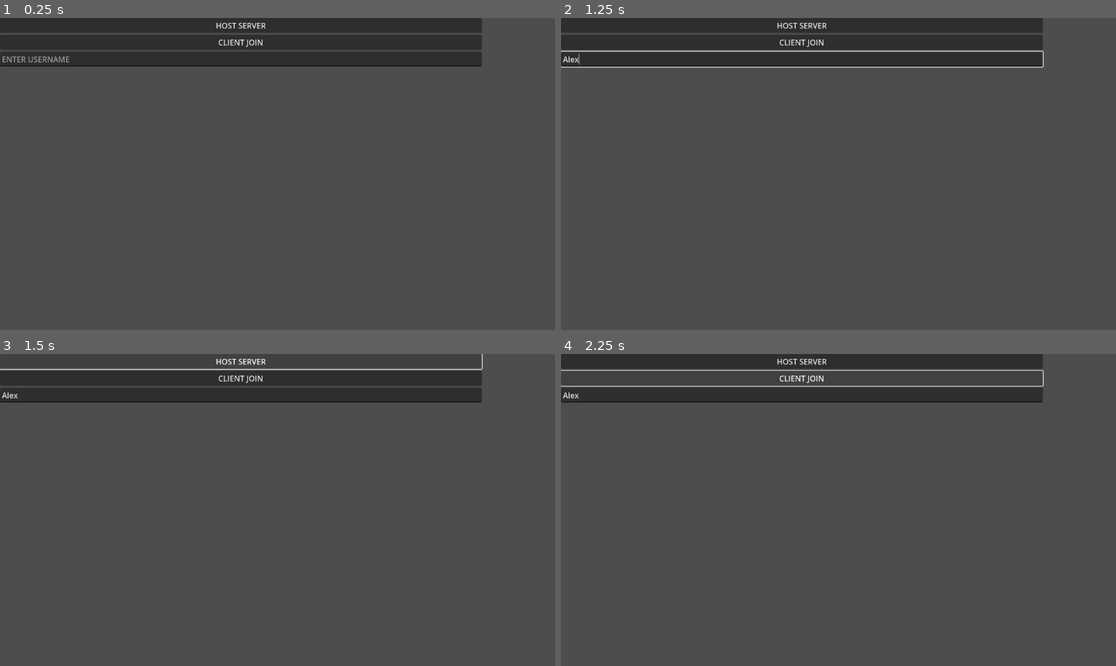
Above: before the commit, frames 1-4 (two rows, left to right).
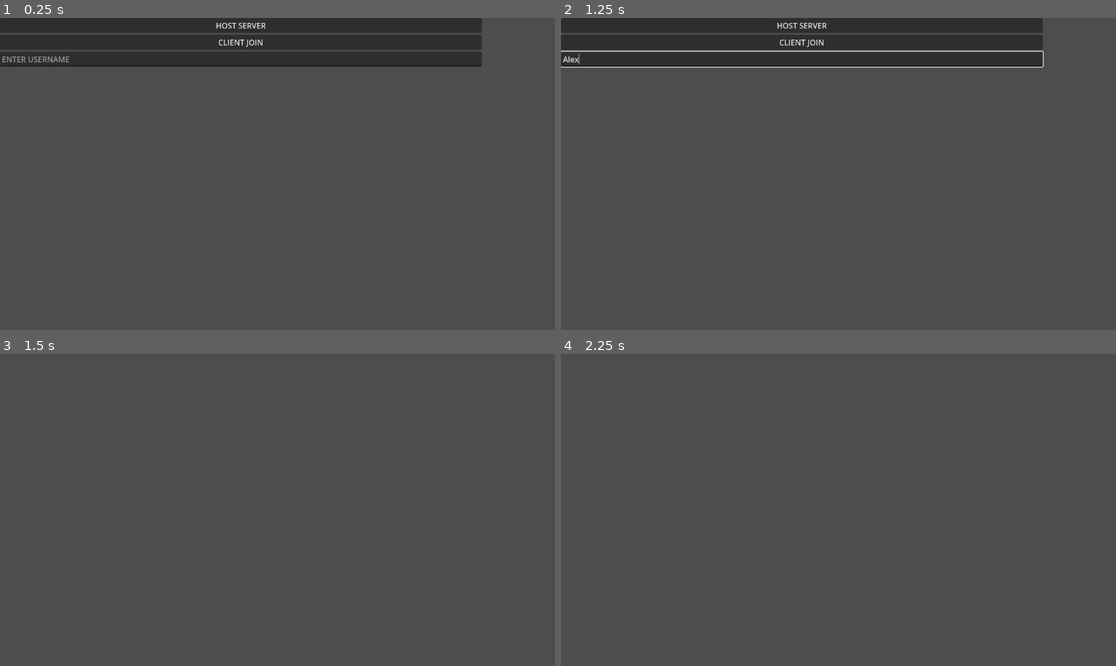
Above: after the commit, the same moments.

Repository: SeiyaU-git/MooMoo-Royale
Game: Godot game, scene res://main.tscn
Two runs of this game, one before a commit and one after it. Both use one fixed random seed, a clock stepped at 60 frames per second and the inputs below.
Inputs (mouse positions are in pixels of both pictures, inside the frame that each line leads up to):
- Up to frame 1 (0.25 s): no input
- Up to frame 2 (1.25 s): click (799, 58) at 0.52 s; type "Alex" at 0.6 s
- Up to frame 3 (1.5 s): click "HOST SERVER" at 1.25 s
- Up to frame 4 (2.25 s): click (799, 378) at 2 s, where only the run before the commit has a clickable "CLIENT JOIN"

Frames 1-2 are identical in both runs. In frame 3, 8.7% of the frame differs, in the area x 0-87%, y 0-16%; in frame 4, 8.5%.

Commit message:
sperated packet events

Diff:
--- a/UI/start_ui.gd
+++ b/UI/start_ui.gd
@@ -2,9 +2,11 @@
 
 
 func _on_host_button_pressed() -> void:
+	hide()
 	NetworkHandler.start_server()
 
 
 
 func _on_join_button_pressed() -> void:
+	hide()
 	NetworkHandler.start_client()
--- a/networking/network_handler.gd
+++ b/networking/network_handler.gd
@@ -24,10 +24,70 @@
 func _process(delta: float) -> void:
 	if connection == null: return
 
-	handle_events()
+	# HANDLE EVENTS
+	if is_server:
+		handle_server_evens()
+	else:
+		handle_client_evens()
 
 
-func handle_events() -> void:
+########## SERVER ##########
+func handle_server_evens():
+	var packet_event: Array = connection.service()
+	var event_type: ENetConnection.EventType = packet_event[0]
+
+	while event_type != ENetConnection.EVENT_NONE:
+		var peer: ENetPacketPeer = packet_event[1]
+		match (event_type):
+			ENetConnection.EVENT_ERROR:
+				push_warning("Package resulted in an unknown error!")
+				return
+
+			ENetConnection.EVENT_CONNECT:
+					peer_connected(peer)
+
+			ENetConnection.EVENT_DISCONNECT:
+					peer_disconnected(peer)
+
+			ENetConnection.EVENT_RECEIVE:
+					on_server_packet.emit(peer.get_meta("id"), peer.get_packet())
+					#sends the packet to the server glbals
+
+		# Call service() again to handle remaining packets in current while loop
+		packet_event = connection.service()
+		event_type = packet_event[0]
+
+func start_server(ip_address: String = "127.0.0.1", port: int = 42069) -> void:
+	connection = ENetConnection.new()
+	var error: Error = connection.create_host_bound(ip_address, port)
+	if error:
+		print("Server starting failed: ", error_string(error))
+		connection = null
+		return
+
+	print("Server started")
+	is_server = true
+
+func peer_connected(peer: ENetPacketPeer) -> void:
+	var peer_id: int = available_peer_ids.pop_back()
+	peer.set_meta("id", peer_id)
+	client_peers[peer_id] = peer
+
+	print("Peer connected with assigned id: ", peer_id)
+	on_peer_connected.emit(peer_id)
+
+func peer_disconnected(peer: ENetPacketPeer) -> void:
+	var peer_id: int = peer.get_meta("id")
+	available_peer_ids.push_back(peer_id)
+	client_peers.erase(peer_id)
+
+	print("Succesfully disconnected: ", peer_id, " from server!")
+	on_peer_disconnected.emit(peer_id)
+
+
+
+########## CLIENT ##########
+func handle_client_evens():
 	var packet_event: Array = connection.service()
 	var event_type: ENetConnection.EventType = packet_event[0]
 
@@ -40,57 +100,19 @@
 				return
 
 			ENetConnection.EVENT_CONNECT:
-				if is_server:
-					peer_connected(peer)
-				else:
 					connected_to_server()
 
 			ENetConnection.EVENT_DISCONNECT:
-				if is_server:
-					peer_disconnected(peer)
-				else:
 					disconnected_from_server()
 					return # Return because connection was set to null
 
 			ENetConnection.EVENT_RECEIVE:
-				if is_server:
-					on_server_packet.emit(peer.get_meta("id"), peer.get_packet())
-				else:
-					on_client_packet.emit(peer.get_packet())
+				on_client_packet.emit(peer.get_packet())
+				# sends packet to client globals
 
 		# Call service() again to handle remaining packets in current while loop
 		packet_event = connection.service()
 		event_type = packet_event[0]
-
-
-func start_server(ip_address: String = "127.0.0.1", port: int = 42069) -> void:
-	connection = ENetConnection.new()
-	var error: Error = connection.create_host_bound(ip_address, port)
-	if error:
-		print("Server starting failed: ", error_string(error))
-		connection = null
-		return
-
-	print("Server started")
-	is_server = true
-
-
-func peer_connected(peer: ENetPacketPeer) -> void:
-	var peer_id: int = available_peer_ids.pop_back()
-	peer.set_meta("id", peer_id)
-	client_peers[peer_id] = peer
-
-	print("Peer connected with assigned id: ", peer_id)
-	on_peer_connected.emit(peer_id)
-
-
-func peer_disconnected(peer: ENetPacketPeer) -> void:
-	var peer_id: int = peer.get_meta("id")
-	available_peer_ids.push_back(peer_id)
-	client_peers.erase(peer_id)
-
-	print("Succesfully disconnected: ", peer_id, " from server!")
-	on_peer_disconnected.emit(peer_id)
 
 
 func start_client(ip_address: String = "127.0.0.1", port: int = 42069) -> void:
@@ -104,17 +126,14 @@
 	print("Client started")
 	server_peer = connection.connect_to_host(ip_address, port)
 
-
 func disconnect_client() -> void:
 	if is_server: return
 
 	server_peer.peer_disconnect()
 
-
 func connected_to_server() -> void:
 	print("Successfully connected to server!")
 	on_connected_to_server.emit()
-
 
 func disconnected_from_server() -> void:
 	print("Successfully disconnected from server!")
